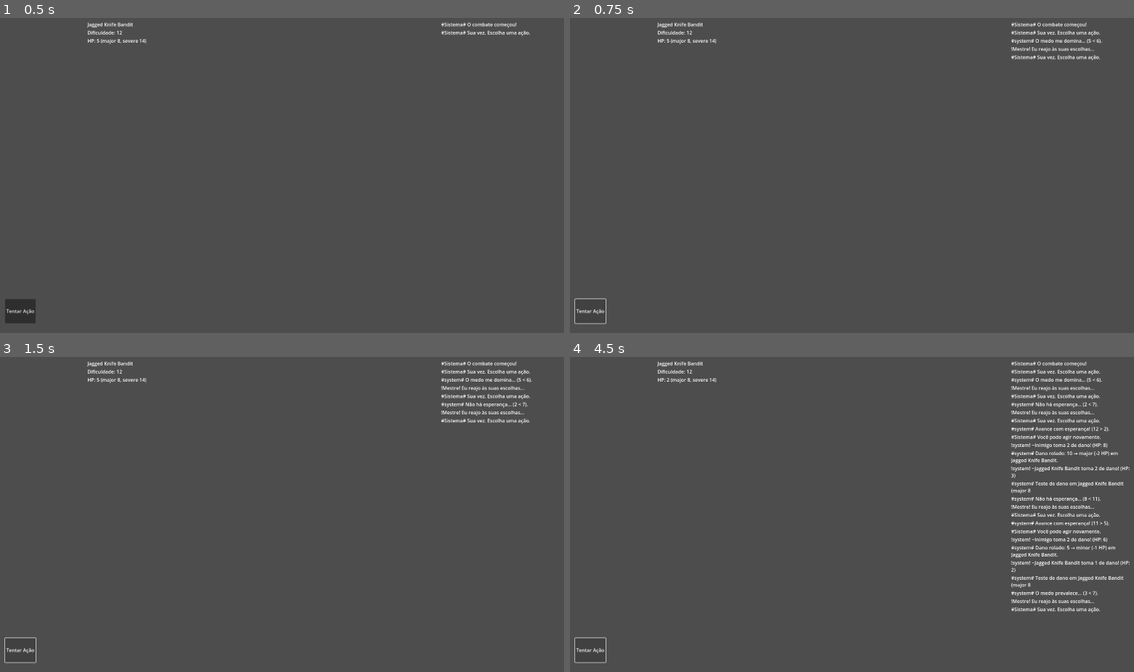
Above: before the commit, frames 1-4 (two rows, left to right).
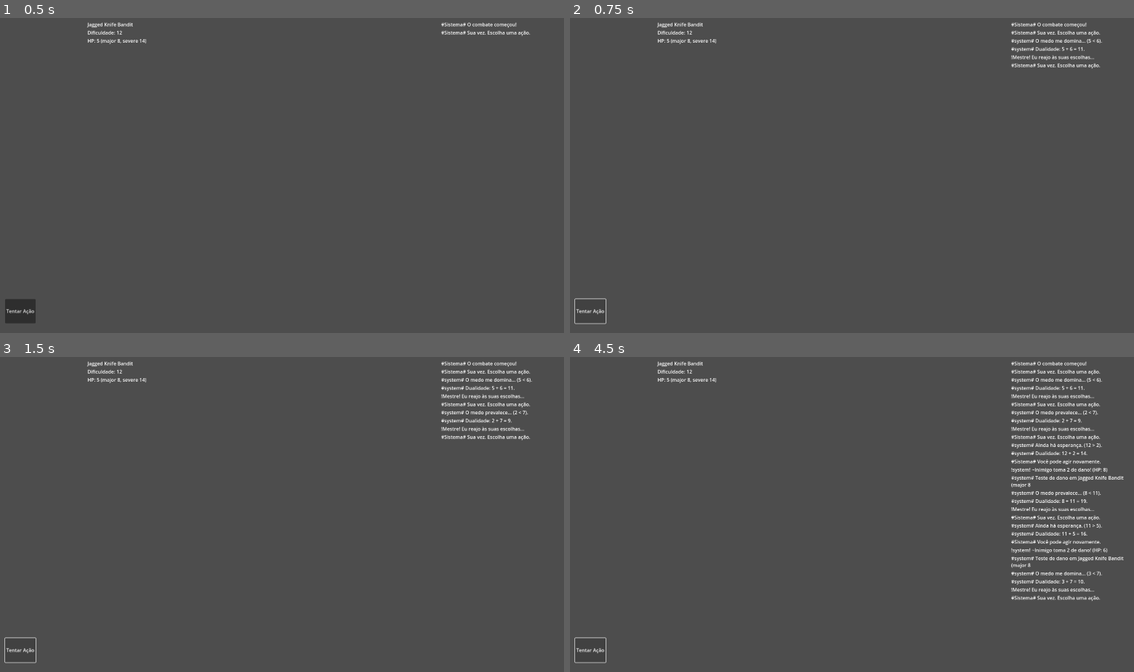
Above: after the commit, the same moments.

Repository: lucsantunes/daggerheart
Game: Godot game, scene res://scenes/CombatScene.tscn
The game is run twice, just before and just after one commit, with the same random seed, the same clock (stepped at 60 frames per second) and the same inputs. The project has no main scene, so this scene is started directly.
Inputs:
- Up to frame 1 (0.5 s): no input
- Up to frame 2 (0.75 s): click "Tentar Ação" at 0.5 s
- Up to frame 3 (1.5 s): click "Tentar Ação" at 1.25 s
- Up to frame 4 (4.5 s): click "Tentar Ação" at 2 s; tap Enter at 2.75, 4.25 s; tap L at 2.85, 3.6, 4.35 s; tap Space at 3.5 s

Frame 1 is identical in both runs. In frame 2, 0.3% of the frame differs, in the area x 78-94%, y 9-17%; in frame 3, 0.8%; in frame 4, 4.4%, in the area x 17-100%, y 6-82%.
Error after the commit: Invalid call. Nonexistent function 'has_variable' in base 'Node (dice_roller.gd)'. (res://scripts/combat_manager.gd:42)

Commit message:
Enhance combat mechanics by adding detailed breakdown of duality rolls and updating damage roll logging for improved clarity. Update voice database with new narration for roll breakdown.

Diff:
--- a/data/database_voices.csv
+++ b/data/database_voices.csv
@@ -11,3 +11,4 @@
 system,all,damage dealt,generic,effect,~{target} toma {amount} de dano! (HP: {hp})
 system,all,damage roll,generic,narration,Teste de dano em {target} (major {major}, severe {severe}).
 system,all,damage categorized,generic,narration,Dano rolado: {rolled} → {category} (-{hp_loss} HP) em {target}.
+system,all,roll breakdown,generic,narration,Dualidade: {hope} + {fear} = {total}.
--- a/scripts/combat_manager.gd
+++ b/scripts/combat_manager.gd
@@ -39,6 +39,7 @@
 
 	var dice_roller := damage
 	var rolled: int = int(dice_roller.roll_string(damage_roll_string))
+	var breakdown: String = dice_roller.last_roll_details.breakdown if dice_roller.has_variable("last_roll_details") else str(rolled)
 
 	var major := int(target.data.threshold_major)
 	var severe := int(target.data.threshold_severe)
@@ -51,7 +52,7 @@
 		category = "major"
 		hp_loss = 2
 
-	print("[CombatManager] resolve_attack → rolled: %d, major: %d, severe: %d → %s (-%d HP)" % [rolled, major, severe, category, hp_loss])
+	print("[CombatManager] resolve_attack → %s = %d | major: %d, severe: %d → %s (-%d HP)" % [breakdown, rolled, major, severe, category, hp_loss])
 	emit_signal("damage_categorized", target.data.name, rolled, category, hp_loss)
 
 	target.apply_hp_loss(hp_loss)
--- a/scripts/combat_scene.gd
+++ b/scripts/combat_scene.gd
@@ -66,6 +66,12 @@
 		"fear": fear_roll,
 		"total": total
 	})
+	# Narrate breakdown "hope + fear = total"
+	narrator.narrate_custom("system", "all", "roll breakdown", "generic", {
+		"hope": hope_roll,
+		"fear": fear_roll,
+		"total": total
+	})
 
 	# Turn flow: player continues on hope or crit; master reacts on fear
 	if result_type == "fear":
--- a/scripts/dice_roller.gd
+++ b/scripts/dice_roller.gd
@@ -3,11 +3,12 @@
 signal duality_rolled(hope_roll: int, fear_roll: int, total: int, result_type: String)
 signal d20_rolled(value: int)
 
+var last_roll_details: Dictionary = {}
 
 func roll_duality(modifier: int = 0) -> void:
 	var hope := randi_range(1, 12)
 	var fear := randi_range(1, 12)
-	var total := hope + modifier
+	var total := hope + fear + modifier
 	var result_type := ""
 	print("[DiceRoller] Duality roll → hope: %d, fear: %d, modifier: %d" % [hope, fear, modifier])
 
@@ -60,8 +61,25 @@
 
 	var sides := int(sides_str)
 	var total := 0
+	var rolls: Array = []
 	for i in num_dice:
-		total += randi_range(1, sides)
+		var r := randi_range(1, sides)
+		rolls.append(r)
+		total += r
 	var final_total := total + modifier
-	print("[DiceRoller] roll_string '%s' → rolls: %d x d%d, modifier: %d, total: %d" % [expr, num_dice, sides, modifier, final_total])
+	var sum_str := "+".join(rolls.map(func(v): return str(v)))
+	var breakdown := sum_str
+	if modifier != 0:
+		var sign := "+" if modifier > 0 else ""
+		breakdown = "%s %s %d" % [sum_str, sign, modifier]
+	print("[DiceRoller] roll_string '%s' → %s = %d" % [expr, breakdown, final_total])
+	last_roll_details = {
+		"expr": trimmed,
+		"num_dice": num_dice,
+		"sides": sides,
+		"rolls": rolls,
+		"modifier": modifier,
+		"total": final_total,
+		"breakdown": breakdown
+	}
 	return final_total
Binary file changed: data/database_voices.situation.translation
Binary file changed: data/database_voices.style.translation
Binary file changed: data/database_voices.text.translation
